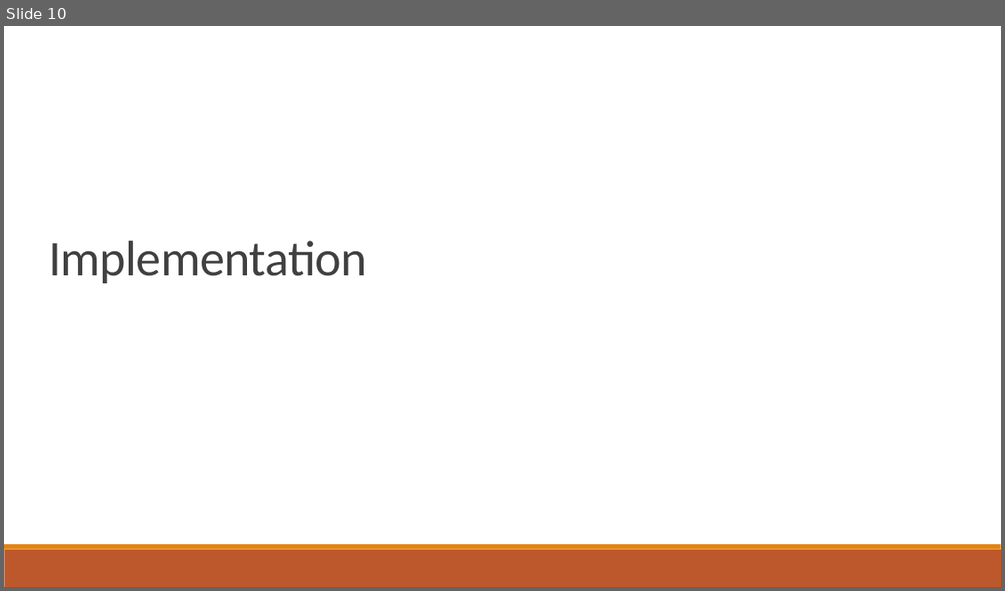
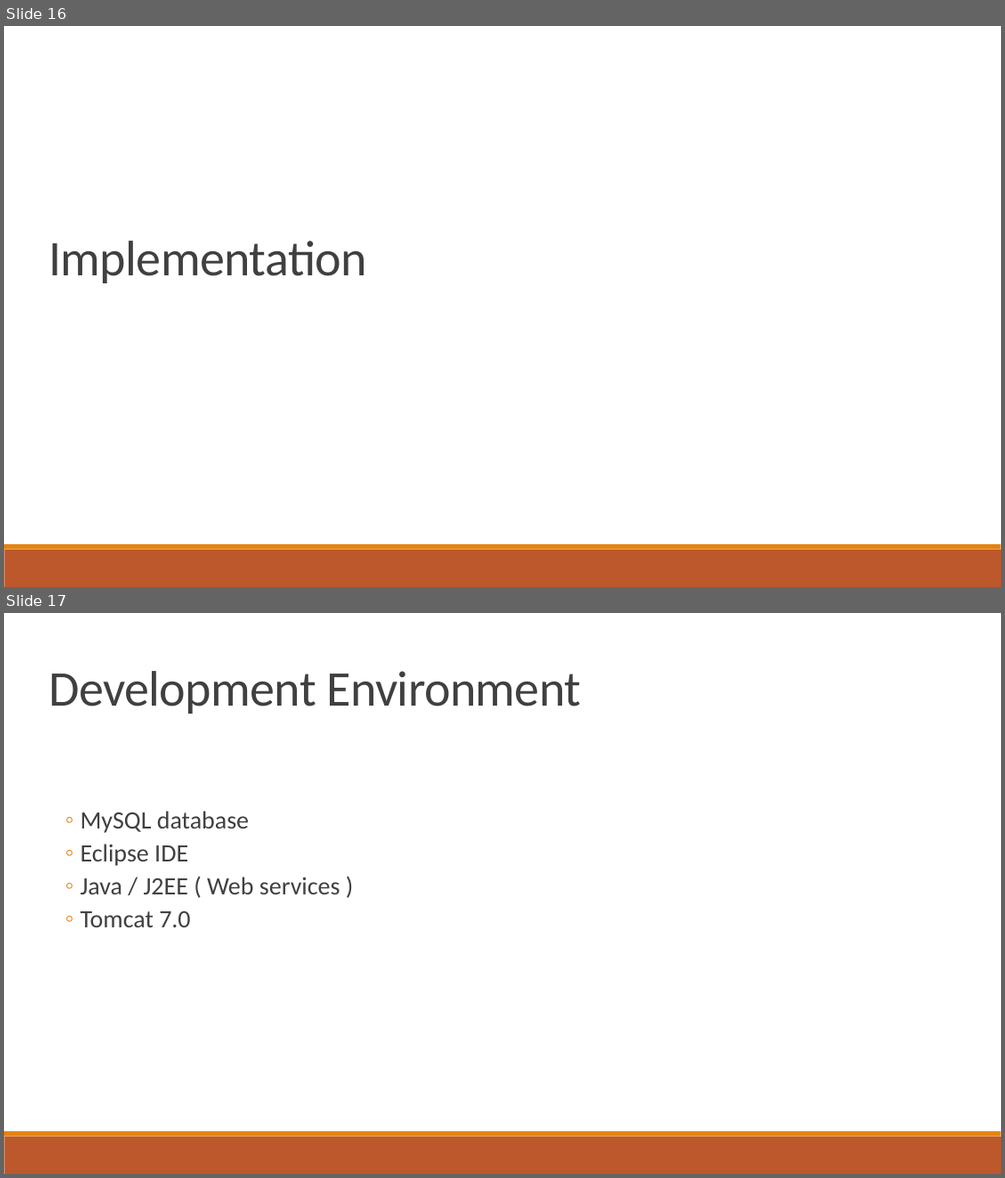
Before and after one commit to jalanreddy/GitHub, a slide deck: Presentation.pptx. Shown one above the other, each under a label of ours: slide 10 before the commit, slides 16 and 17 after it. The pictures are 1005x591 and 1005x1178 pixels, drawn with LibreOffice and Linux fonts; fonts in the diff are those of the drawing. Boxes give left, top, right and bottom in pixels: in the first picture for what was removed or moved away, otherwise in the second. Text is boxed around its words. In the diff, an @@ line names an element or a change of style, - is before the commit and + after.

```diff
--- a/Presentation.pptx
+++ b/Presentation.pptx
@@ slide 17 added at <box>4,613,1001,1174</box>, background #FFFFFF; not listed: 2 template elements that a slide beside it also shows @@
@@ text added at <box>48,671,581,714</box>, 48 pt, text #404040 @@
+Development Environment
@@ text added at <box>81,811,340,927</box>, 24 pt, text #404040 @@
+  ◦ MySQL database
+  ◦ Eclipse IDE
+  ◦ Java / J2EE ( Web services )
+  ◦ Tomcat 7.0
@@ what was slide 10 is now slide 16 @@
```
Also in this commit, not shown: 6 slides changed, 31 other slides added, 2 other files.
